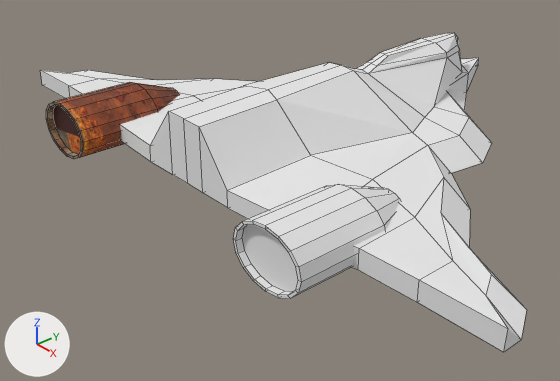
The Blender file branches/ships/boss_1-2/boss_1-2.blend as it was, and as the next commit left it.
Before and after are seen from a camera (50 mm lens) standing at (6.77, -6.97, 4.0) and looking at (-0.15, -0.96, -0.83). The lights are fixed; the arrows at lower left show +X, +Y and +Z. Mesh edges are drawn as thin lines.

Script lines for the objects in view, before the commit:
```python
me_boss_1_2_fixture = bpy.data.meshes.new('Boss 1-2 Fixture')
me_boss_1_2_fixture.from_pydata(...)  # 78 vertices, 72 faces; spans x 0.0..4.14, y -2.52..3.0, z -0.14..0.75
me_boss_1_2_fixture.materials.append(mat_material)  # white #e7e7e7
me_cylinder_002 = bpy.data.meshes.new('Cylinder.002')
me_cylinder_002.from_pydata(...)  # 80 vertices, 67 faces; spans x -1.0..1.0, y -1.0..1.0, z -1.46..1.0
me_cylinder_002.materials.append(mat_material_001)  # white #e7e7e7
me_cylinder_004 = bpy.data.meshes.new('Cylinder.004')
me_cylinder_004.from_pydata(...)  # 80 vertices, 67 faces; spans x -1.0..1.0, y -1.0..1.0, z -1.46..1.0
me_cylinder_004.materials.append(mat_boss1_2_texture_atlas_png)  # picture img_boss1_2_texture_atlas_png
ob_booster_000 = bpy.data.objects.new('Booster.000', me_cylinder_004)
ob_booster_000.parent = ob_boss_1_2
ob_booster_000.matrix_parent_inverse = Matrix(((1.0, 0.0, 0.0, 0.0), (0.0, 1.0, 0.0, 0.0), (0.0, 0.0, 1.0, -1.014), (0.0, 0.0, 0.0, 1.0)))
ob_booster_000.location = (-2.0, -2.334, 1.03)
ob_booster_000.rotation_euler = (1.571, 0.0, 0.0)  # degrees (90, 0, 0)
ob_booster_000.scale = (0.493, 0.368, 0.692)
ob_booster_001 = bpy.data.objects.new('Booster.001', me_cylinder_002)
ob_booster_001.parent = ob_boss_1_2
ob_booster_001.matrix_parent_inverse = Matrix(((1.0, 0.0, 0.0, 0.0), (0.0, 1.0, 0.0, 0.0), (0.0, 0.0, 1.0, -1.014), (0.0, 0.0, 0.0, 1.0)))
ob_booster_001.location = (2.0, -2.334, 1.03)
ob_booster_001.rotation_euler = (1.571, 0.0, 0.0)  # degrees (90, 0, 0)
ob_booster_001.scale = (0.493, 0.368, 0.692)
ob_boss_1_2 = bpy.data.objects.new('Boss 1-2', me_boss_1_2_fixture)
ob_boss_1_2.location = (0.0, 0.0, 0.0)
ob_boss_1_2.scale = (1.01, 1.0, 1.0)
_m = ob_boss_1_2.modifiers.new('Mirror', 'MIRROR')
_m.use_clip = True
```
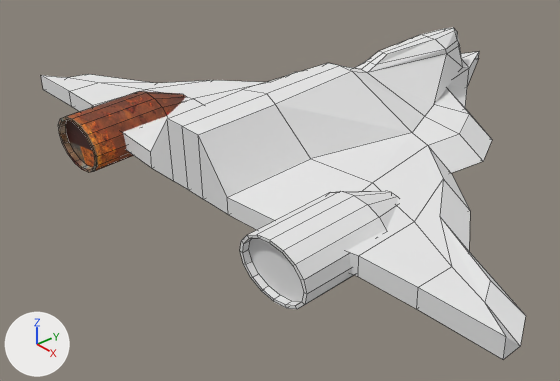
Where the newer file only moved an object's origin or applied its transform, the numbers keep the older frame.

Location of each change, (x1, y1, x2, y2) in pixels of the pictures (560 x 381 px):
'Boss 1-2', turned, modifiers changed
    before: (40, 33, 527, 352)
    after: (41, 28, 526, 359)
'Booster.001', reshaped
    before: (233, 184, 400, 299)
    after: (240, 191, 398, 309)
'Booster.000', reshaped (6% taller)
    before: (46, 82, 180, 159)
    after: (58, 91, 186, 173)

Patch to the scene script:
```diff
--- a/branches/ships/boss_1-2/boss_1-2.blend.py
+++ b/branches/ships/boss_1-2/boss_1-2.blend.py
@@ me_cylinder_004 @@
 me_cylinder_004.from_pydata(...)  # 80 vertices, 67 faces; spans x -1.0..1.0, y -1.0..1.0, z -1.46..1.0
 # used by ob_booster_000; parent = ob_boss_1_2; location = (-2.0, -2.334, 1.03); rotation_euler = (1.571, 0.0, 0.0), in degrees (90, 0, 0); scale = (0.493, 0.368, 0.692)
+# me_cylinder_004 part 1: the whole mesh is multiplied about its middle by the matrix ((1.0, 0.0, 0.0), (0.0, 0.999, -0.066), (0.0, 0.019, 0.999)), then moved by (0.19, -0.19, -0.15)
 me_cylinder_004.materials.append(mat_boss1_2_texture_atlas_png)
@@ me_cylinder_002 @@
 me_cylinder_002.from_pydata(...)  # 80 vertices, 67 faces; spans x -1.0..1.0, y -1.0..1.0, z -1.46..1.0
 # used by ob_booster_001; parent = ob_boss_1_2; location = (2.0, -2.334, 1.03); rotation_euler = (1.571, 0.0, 0.0), in degrees (90, 0, 0); scale = (0.493, 0.368, 0.692)
+# me_cylinder_002 part 2: the whole mesh is multiplied about its middle by the matrix ((1.0, 0.0, 0.0), (0.0, 0.999, -0.066), (0.0, 0.019, 0.999)), then moved by (-0.07, -0.19, -0.15)
 me_cylinder_002.materials.append(mat_material_001)
@@ ob_boss_1_2 @@
 ob_boss_1_2.location = (0.0, 0.0, 0.0)
+ob_boss_1_2.rotation_euler = (0.0349, 0.0, 0.0)  # degrees (2, 0, 0)
 ob_boss_1_2.scale = (1.01, 1.0, 1.0)
 _m = ob_boss_1_2.modifiers.new('Mirror', 'MIRROR')
-_m.use_clip = True
+_m.use_mirror_merge = False
```
